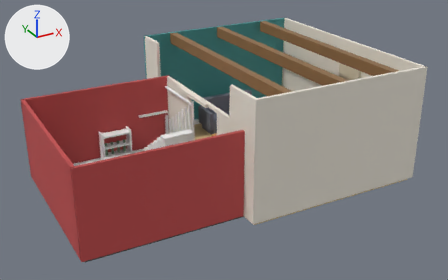
What one commit did to the Blender file blend/41159530.blend.
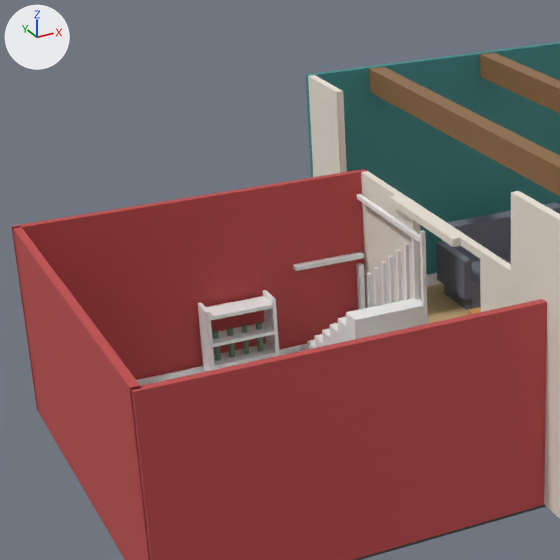
Each version is shown whole from a 50 mm camera at (-5.38, -15.18, 8.67) aimed at (3.0, 0.04, 1.06), then close up on the part from 3% to 56% of the width and 2% to 85% of the height. Lighting does not change. The marker at upper left points along +X, +Y and +Z. The first two pictures are the older version.

Script lines for the objects in view, before the commit:
```python
ob_spindle_3 = bpy.data.objects.new('Spindle_3', me_cube_111)
ob_spindle_3.location = (2.16, 1.67, 1.0)
ob_spindle_3.scale = (0.025, 0.025, 0.5)
ob_spindle_4 = bpy.data.objects.new('Spindle_4', me_cube_112)
ob_spindle_4.location = (2.16, 1.42, 1.17)
ob_spindle_4.scale = (0.025, 0.025, 0.5)
ob_spindle_5 = bpy.data.objects.new('Spindle_5', me_cube_113)
ob_spindle_5.location = (2.16, 1.18, 1.33)
ob_spindle_5.scale = (0.025, 0.025, 0.5)
ob_spindle_6 = bpy.data.objects.new('Spindle_6', me_cube_114)
ob_spindle_6.location = (2.16, 0.93, 1.5)
ob_spindle_6.scale = (0.025, 0.025, 0.5)
ob_step_1 = bpy.data.objects.new('Step_1', me_cube_102)
ob_step_1.location = (1.7, 1.98, 0.19)
ob_step_1.scale = (0.5, 0.14, 0.19)
ob_step_4 = bpy.data.objects.new('Step_4', me_cube_105)
ob_step_4.location = (1.7, 1.14, 0.47)
ob_step_4.scale = (0.5, 0.14, 0.475)
ob_step_5 = bpy.data.objects.new('Step_5', me_cube_106)
ob_step_5.location = (1.7, 0.86, 0.57)
ob_step_5.scale = (0.5, 0.14, 0.57)
ob_step_6 = bpy.data.objects.new('Step_6', me_cube_107)
ob_step_6.location = (1.7, 0.58, 0.67)
ob_step_6.scale = (0.5, 0.14, 0.665)
ob_wall_a_r_s = bpy.data.objects.new('Wall_A_R_S', me_cube_095)
ob_wall_a_r_s.location = (2.3, -1.7, 1.25)
ob_wall_a_r_s.scale = (0.05, 0.8, 1.25)
# also in view: 'Beam_-2' at (3.2, 0.5, 3.32); 'Wall_A_B' at (0.0, 2.55, 1.25); 'Wall_A_L' at (-2.3, 0.0, 1.25); 'Sofa_Arm_L' at (3.94, 3.1, 0.55); 'Beam_0' at (5.0, 0.5, 3.32)
```
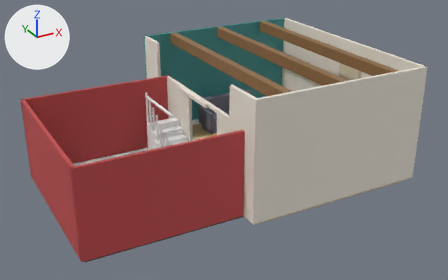
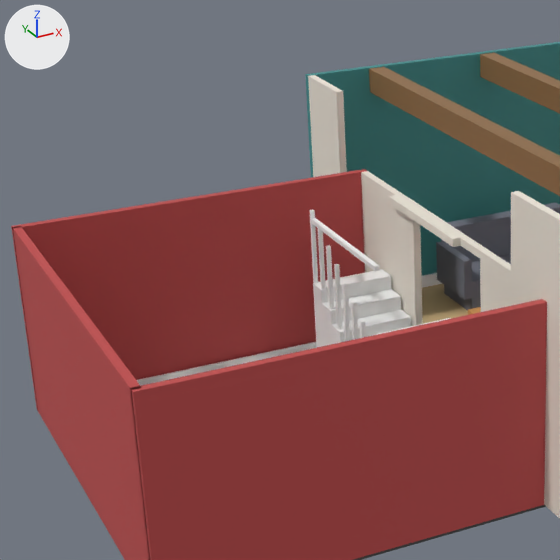
Pixel boxes [x1, y1, x2, y2] of what changed, in the close-ups (560 x 560 px):
```json
{"object": "Step_6", "change": "moved", "before": [346, 298, 428, 341], "after": [313, 269, 391, 348]}
{"object": "Step_5", "change": "moved", "before": [338, 317, 347, 343], "after": [322, 289, 401, 346], "on screen": "mostly hidden before"}
{"object": "Step_4", "change": "moved", "before": [330, 323, 339, 344], "after": [331, 310, 411, 344], "on screen": "mostly hidden before"}
{"object": "Handrail", "change": "moved, turned", "before": [357, 194, 421, 243], "after": [310, 218, 379, 271]}
{"object": "BR_Top", "change": "moved, turned", "before": [206, 296, 272, 320], "on screen": "not visible afterwards"}
{"object": "BR_Post_L", "change": "moved, turned", "before": [198, 303, 215, 372], "on screen": "not visible afterwards"}
{"object": "Spindle_8", "change": "moved", "before": [420, 230, 427, 307], "after": [309, 210, 318, 283]}
{"object": "BR_S1", "change": "moved, turned", "before": [214, 344, 276, 369], "on screen": "not visible afterwards"}
{"object": "BR_S2", "change": "moved, turned", "before": [212, 322, 274, 347], "on screen": "not visible afterwards"}
{"object": "Spindle_7", "change": "moved", "before": [412, 238, 419, 300], "after": [318, 229, 326, 289]}
{"object": "Spindle_6", "change": "moved", "before": [404, 243, 410, 300], "after": [326, 245, 334, 309]}
{"object": "Spindle_5", "change": "moved", "before": [396, 249, 402, 302], "after": [334, 264, 342, 329]}
{"object": "Landing", "change": "moved", "before": [293, 252, 364, 271], "after": [376, 318, 451, 335], "on screen": "mostly hidden afterwards"}
{"object": "BR_Post_R", "change": "moved, turned", "before": [263, 290, 279, 358], "on screen": "not visible afterwards"}
{"object": "Spindle_4", "change": "moved", "before": [388, 255, 395, 303], "after": [343, 282, 350, 341]}
{"object": "Spindle_3", "change": "moved", "before": [381, 261, 387, 305], "after": [351, 301, 358, 340]}
{"object": "Newel", "change": "moved", "before": [356, 263, 364, 310], "on screen": "not visible afterwards"}
{"object": "Boot_1", "change": "moved", "before": [227, 327, 235, 357], "on screen": "not visible afterwards"}
{"object": "Boot_0", "change": "moved", "before": [213, 330, 221, 360], "on screen": "not visible afterwards"}
{"object": "Boot_3", "change": "moved", "before": [256, 322, 264, 351], "on screen": "not visible afterwards"}
{"object": "Boot_2", "change": "moved", "before": [242, 325, 249, 354], "on screen": "not visible afterwards"}
{"object": "Step_1", "change": "moved", "before": [307, 339, 315, 349], "on screen": "not visible afterwards"}
```

Scene script edits in JSON lines:
```json
{"op": "set", "path": "ob_step_1.location", "old": "(1.7, 1.98, 0.19)", "new": "(1.73, 0.29, 0.19)"}
{"op": "set", "path": "ob_step_4.location", "old": "(1.7, 1.14, 0.47)", "new": "(1.72, 1.13, 0.47)"}
{"op": "set", "path": "ob_step_5.location", "old": "(1.7, 0.86, 0.57)", "new": "(1.72, 1.41, 0.57)"}
{"op": "set", "path": "ob_step_6.location", "old": "(1.7, 0.58, 0.67)", "new": "(1.72, 1.69, 0.67)"}
{"op": "set", "path": "ob_spindle_3.location", "old": "(2.16, 1.67, 1.0)", "new": "(1.27, 0.6, 1.0)"}
{"op": "set", "path": "ob_spindle_4.location", "old": "(2.16, 1.42, 1.17)", "new": "(1.26, 0.85, 1.17)"}
{"op": "set", "path": "ob_spindle_5.location", "old": "(2.16, 1.18, 1.33)", "new": "(1.26, 1.09, 1.33)"}
{"op": "set", "path": "ob_spindle_6.location", "old": "(2.16, 0.93, 1.5)", "new": "(1.26, 1.34, 1.5)"}
{"op": "set", "path": "ob_spindle_7.location", "old": "(2.16, 0.69, 1.66)", "new": "(1.26, 1.58, 1.66)"}
{"op": "set", "path": "ob_spindle_8.location", "old": "(2.16, 0.44, 1.83)", "new": "(1.25, 1.83, 1.83)"}
{"op": "set", "path": "ob_handrail.location", "old": "(2.16, 1.42, 2.2)", "new": "(1.26, 0.85, 2.2)"}
{"op": "set", "path": "ob_handrail.rotation_euler", "old": "(0.0, 0.0, 0.0)", "new": "(0.0, 0.0, 3.151)", "note": "degrees (0, 0, 0) -> degrees (0, 0, 181)"}
{"op": "set", "path": "ob_newel.location", "old": "(2.16, 2.45, 0.6)", "new": "(1.27, -0.18, 0.6)"}
{"op": "set", "path": "ob_landing.location", "old": "(1.7, 2.54, 1.33)", "new": "(1.73, -0.27, 1.33)"}
{"op": "set", "path": "ob_br_post_l.location", "old": "(-0.15, 2.25, 0.55)", "new": "(-2.05, -1.93, 0.56)"}
{"op": "set", "path": "ob_br_post_l.rotation_euler", "old": "(0.0, 0.0, 0.0)", "new": "(0.0, 0.0, 1.583)", "note": "degrees (0, 0, 0) -> degrees (0, 0, 91)"}
{"op": "set", "path": "ob_br_post_r.location", "old": "(0.75, 2.25, 0.55)", "new": "(-2.06, -1.03, 0.56)"}
{"op": "set", "path": "ob_br_post_r.rotation_euler", "old": "(0.0, 0.0, 0.0)", "new": "(0.0, 0.0, 1.583)", "note": "degrees (0, 0, 0) -> degrees (0, 0, 91)"}
{"op": "set", "path": "ob_br_s1.location", "old": "(0.3, 2.25, 0.3)", "new": "(-2.06, -1.48, 0.31)"}
{"op": "set", "path": "ob_br_s1.rotation_euler", "old": "(0.0, 0.0, 0.0)", "new": "(0.0, 0.0, 1.583)", "note": "degrees (0, 0, 0) -> degrees (0, 0, 91)"}
{"op": "set", "path": "ob_br_s2.location", "old": "(0.3, 2.25, 0.62)", "new": "(-2.06, -1.48, 0.63)"}
{"op": "set", "path": "ob_br_s2.rotation_euler", "old": "(0.0, 0.0, 0.0)", "new": "(0.0, 0.0, 1.583)", "note": "degrees (0, 0, 0) -> degrees (0, 0, 91)"}
{"op": "set", "path": "ob_br_top.location", "old": "(0.3, 2.25, 1.0)", "new": "(-2.06, -1.48, 1.01)"}
{"op": "set", "path": "ob_br_top.rotation_euler", "old": "(0.0, 0.0, 0.0)", "new": "(0.0, 0.0, 1.583)", "note": "degrees (0, 0, 0) -> degrees (0, 0, 91)"}
{"op": "set", "path": "ob_boot_0.location", "old": "(-0.02, 2.25, 0.53)", "new": "(-2.05, -1.8, 0.54)"}
{"op": "set", "path": "ob_boot_1.location", "old": "(0.18, 2.25, 0.53)", "new": "(-2.05, -1.6, 0.54)"}
{"op": "set", "path": "ob_boot_2.location", "old": "(0.38, 2.25, 0.53)", "new": "(-2.06, -1.4, 0.54)"}
{"op": "set", "path": "ob_boot_3.location", "old": "(0.58, 2.25, 0.53)", "new": "(-2.06, -1.2, 0.54)"}
```
